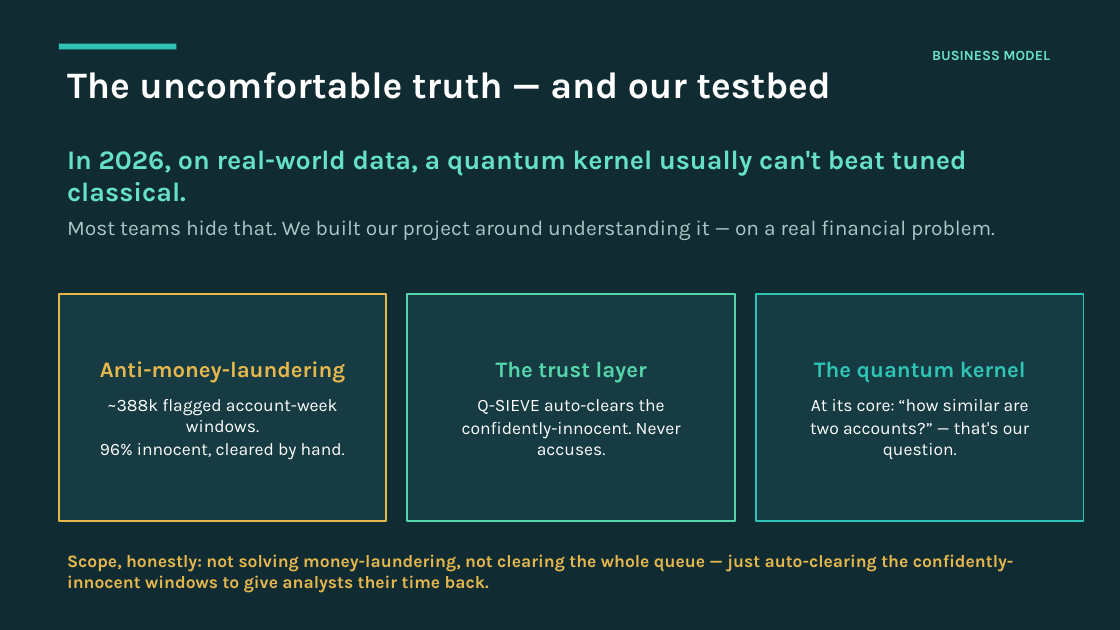
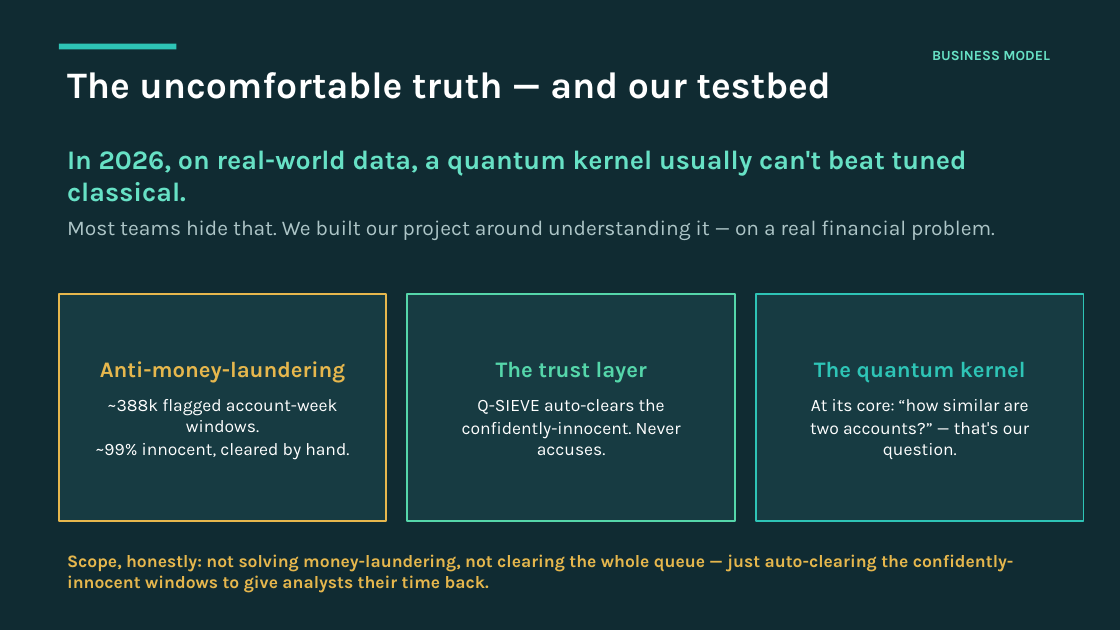
Before and after one commit to ELNAUL99/q-sieve, a slide deck: slide 2 of QSIEVE_pitch.pptx. Drawn at 1120x630 pixels with LibreOffice and Linux fonts; fonts in the diff are those of the drawing. Boxes give left, top, right and bottom in pixels: in the first picture for what was removed or moved away, otherwise in the second. Text is boxed around its words. In the diff, an @@ line names an element or a change of style, - is before the commit and + after.

```diff
--- a/QSIEVE_pitch.pptx
+++ b/QSIEVE_pitch.pptx
@@ text in rectangle at bbox=[95, 443, 349, 460]: text changed @@
-96% innocent, cleared by hand.
+~99% innocent, cleared by hand.
```
Also in this commit, not shown: 3 other slides changed, 2 other files.
